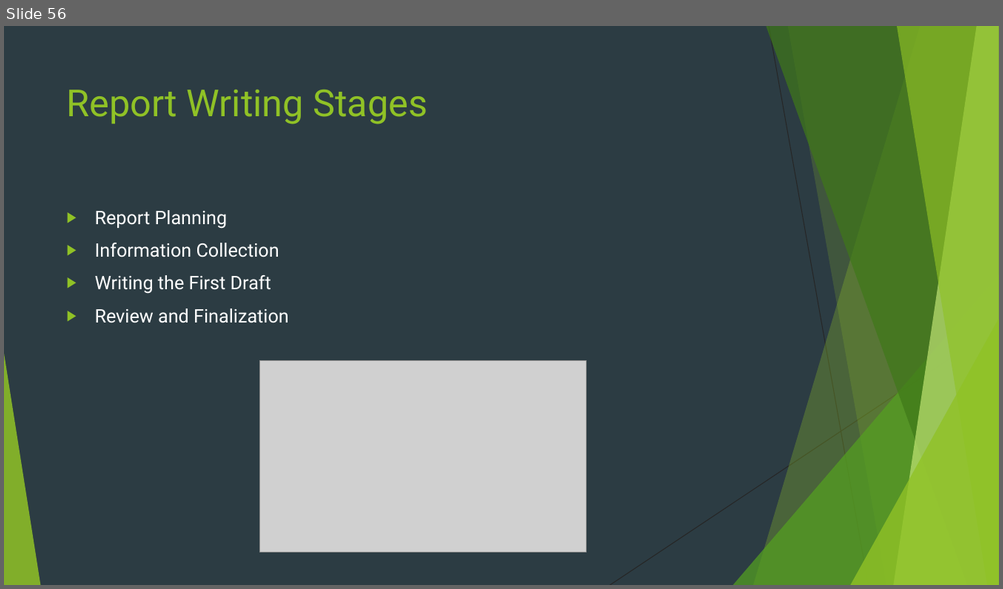
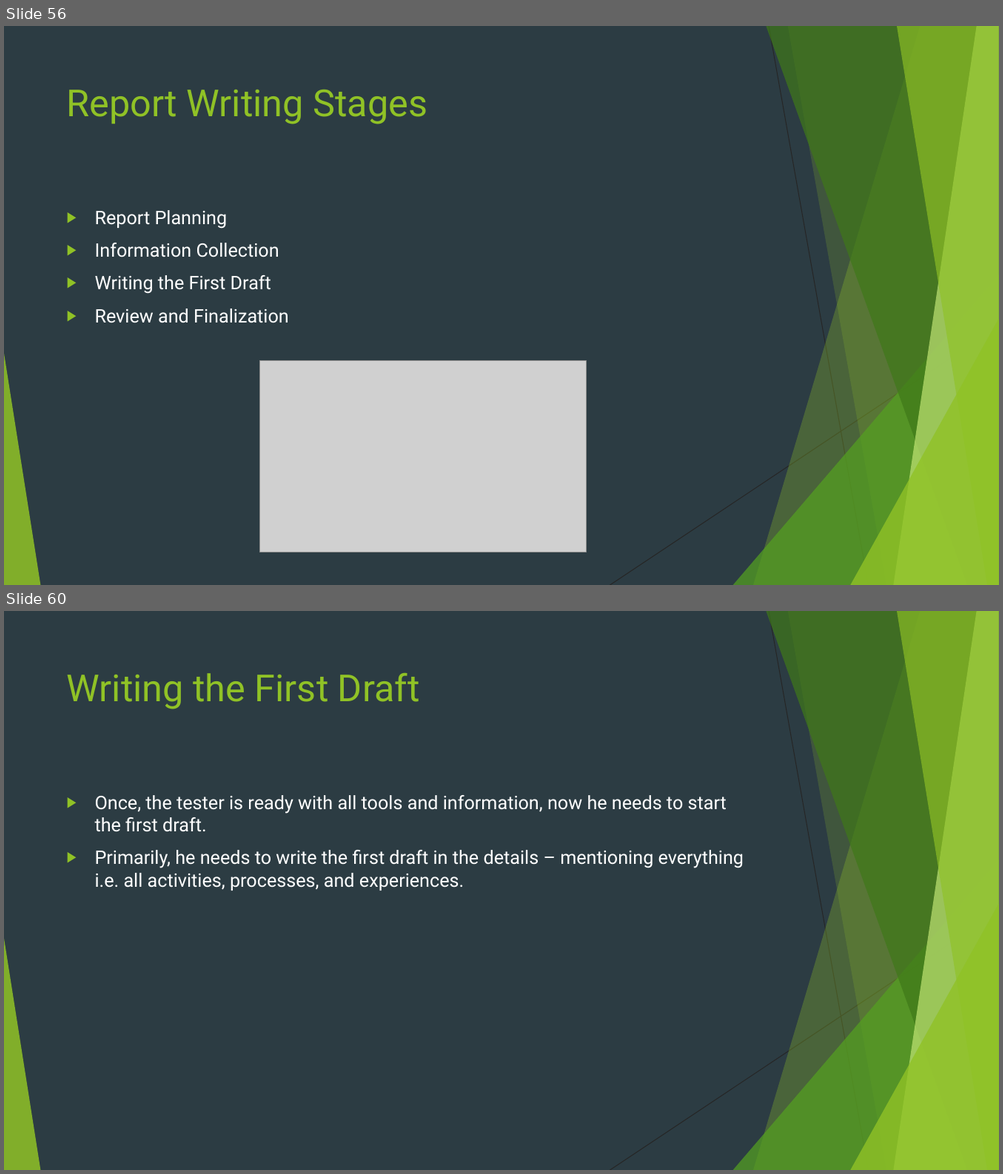
Before and after one commit to Navo26/SecurityTesting, a slide deck: PENETRATION TESTING.pptx. Shown one above the other, each under a label of ours: slide 56 before the commit, slides 56 and 60 after it; the slides between them are not shown. The pictures are 1003x589 and 1003x1174 pixels, drawn with LibreOffice and Linux fonts; fonts in the diff are those of the drawing; grey boxes stand for pictures. Boxes give left, top, right and bottom in pixels: in the first picture for what was removed or moved away, otherwise in the second. Text is boxed around its words. In the diff, an @@ line names an element or a change of style, - is before the commit and + after.

```diff
--- a/PENETRATION TESTING.pptx
+++ b/PENETRATION TESTING.pptx
@@ slide 60 added at box(4, 611, 999, 1170), background #2C3C43; not listed: 10 template elements that a slide beside it also shows @@
@@ title added at box(67, 673, 420, 709), 36 pt, text #90C226 @@
+Writing the First Draft
@@ text added at box(95, 795, 743, 891), 18 pt, text #FFFFFF @@
+▶ Once, the tester is ready with all tools and information, now he needs to start the first draft.
+▶ Primarily, he needs to write the first draft in the details – mentioning everything i.e. all activities, processes, and experiences.
```
Also in this commit, not shown: 7 other slides added, 3 slides removed.
